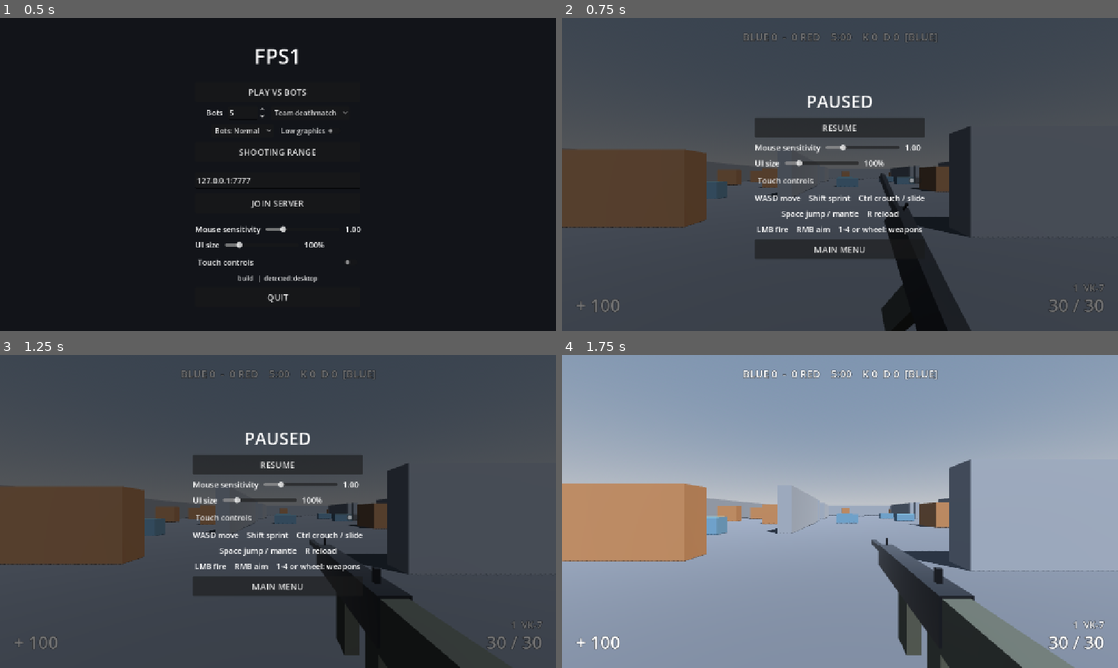
Above: before the commit, frames 1-4 (two rows, left to right).
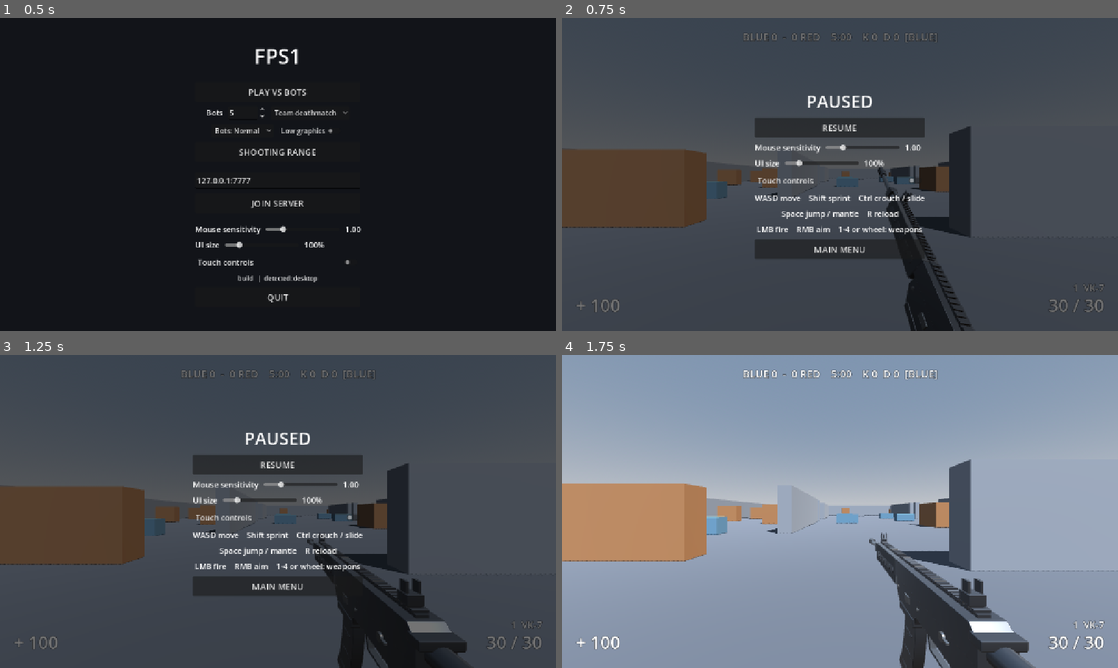
Above: after the commit, the same moments.

Repository: kosj/fps1
Game: Godot game, scene res://game/main.tscn
Two runs of this game, one before a commit and one after it. Both use one fixed random seed, a clock stepped at 60 frames per second and the inputs below.
Inputs:
- Up to frame 1 (0.5 s): no input
- Up to frame 2 (0.75 s): click "PLAY VS BOTS" at 0.5 s
- Up to frame 3 (1.25 s): no input
- Up to frame 4 (1.75 s): click "RESUME" at 1.25 s

Frame 1 is identical in both runs. In frame 2, 1.1% of the frame differs, in the area x 56-74%, y 47-100%; in frame 3, 1.8%; in frame 4, 3.9%, in the area x 55-92%, y 56-100%.

Commit message:
Weapon models built in Blender, per-weapon aim setup, scope overlay, screenshot tool
Co-Authored-By: Claude Fable 5.2 <noreply@anthropic.com>
Claude-Session: https://claude.ai/code/session_01AU5XTYvP8kqhP5guiFZ1PH

Diff:
--- a/game/player/player.gd
+++ b/game/player/player.gd
@@ -416,7 +416,8 @@
 	_damage_sources = _damage_sources.filter(func(item: Array) -> bool: return float(item[1]) > 0.0)
 	hud.set_damage_marks(marks)
 
-	hud.set_crosshair(weapon.current_spread_deg(), aim, _camera.fov)
+	var scope := smoothstep(0.8, 1.0, aim) if weapon.data.hide_when_aimed else 0.0
+	hud.set_crosshair(weapon.current_spread_deg(), aim, _camera.fov, scope)
 	hud.set_hint_visible(false)
 
 
@@ -605,6 +606,7 @@
 func _on_weapon_changed(data: Resource) -> void:
 	hud.set_weapon_name("%d  %s" % [weapon.slot + 1, data.get("display_name")])
 	hud.set_reloading(false)
+	view_model.set_weapon(data)
 	view_model.play_reload(WeaponController.SWITCH_TIME)
 
 
--- a/game/ui/crosshair.gd
+++ b/game/ui/crosshair.gd
@@ -11,6 +11,8 @@
 var spread_deg := 2.0
 var aim_blend := 0.0
 var fov := 80.0
+## 조준경을 쓰는 총을 정조준했을 때 1에 가까워진다. 조준경 화면(검은 테두리와 십자선)을 그린다.
+var scope_blend := 0.0
 
 ## 피격 방향 표시. 각 항목은 [화면 기준 각도(라디안, 0이 정면, 시계 방향), 불투명도].
 var damage_marks: Array = []
@@ -44,6 +46,8 @@
 			var start := center + direction * gap
 			draw_line(start, start + direction * LINE_LENGTH, color, LINE_WIDTH)
 		draw_circle(center, 1.5, color)
+	if scope_blend > 0.01:
+		_draw_scope(center)
 	for mark: Array in damage_marks:
 		var middle := float(mark[0]) - PI / 2.0
 		var mark_color := Color(1.0, 0.15, 0.1, 0.85 * float(mark[1]))
@@ -54,3 +58,17 @@
 		for direction: Vector2 in [Vector2(1, 1), Vector2(1, -1), Vector2(-1, 1), Vector2(-1, -1)]:
 			var unit := direction.normalized()
 			draw_line(center + unit * 7.0, center + unit * 15.0, color, LINE_WIDTH)
+
+
+func _draw_scope(center: Vector2) -> void:
+	var radius := size.y * 0.46
+	var black := Color(0.0, 0.0, 0.0, scope_blend)
+	# 원 바깥을 두꺼운 고리로 덮는다. 고리 두께를 화면 대각선보다 크게 잡아 모서리까지 가린다.
+	var reach := size.length()
+	draw_arc(center, radius + reach / 2.0, 0.0, TAU, 96, black, reach, true)
+	draw_arc(center, radius, 0.0, TAU, 96, Color(0.0, 0.0, 0.0, scope_blend), 6.0, true)
+	var line := Color(0.0, 0.0, 0.0, 0.9 * scope_blend)
+	draw_line(center - Vector2(radius, 0.0), center + Vector2(radius, 0.0), line, 1.5)
+	draw_line(center - Vector2(0.0, radius), center + Vector2(0.0, radius), line, 1.5)
+	for direction: Vector2 in [Vector2.LEFT, Vector2.RIGHT, Vector2.DOWN]:
+		draw_line(center + direction * radius * 0.35, center + direction * radius, line, 5.0)
--- a/game/ui/hud.gd
+++ b/game/ui/hud.gd
@@ -180,10 +180,11 @@
 	_hint_label.visible = shown
 
 
-func set_crosshair(spread_deg: float, aim_blend: float, fov: float) -> void:
+func set_crosshair(spread_deg: float, aim_blend: float, fov: float, scope := 0.0) -> void:
 	_crosshair.spread_deg = spread_deg
 	_crosshair.aim_blend = aim_blend
 	_crosshair.fov = fov
+	_crosshair.scope_blend = scope
 
 
 func show_hit(headshot: bool, killed: bool) -> void:
--- a/game/weapons/data/rifle_vk7.tres
+++ b/game/weapons/data/rifle_vk7.tres
@@ -1,9 +1,13 @@
-[gd_resource type="Resource" load_steps=2 format=3]
+[gd_resource type="Resource" load_steps=3 format=3]
 
 [ext_resource type="Script" path="res://game/weapons/weapon_data.gd" id="1_data"]
+[ext_resource type="PackedScene" path="res://game/weapons/models/rifle_vk7.glb" id="2_model"]
 
 [resource]
 script = ExtResource("1_data")
+model = ExtResource("2_model")
+sight_height = 0.078
+hide_when_aimed = false
 display_name = "VK-7"
 automatic = true
 damage = 28.0
--- a/game/weapons/data/shotgun_m90.tres
+++ b/game/weapons/data/shotgun_m90.tres
@@ -1,9 +1,14 @@
-[gd_resource type="Resource" load_steps=2 format=3]
+[gd_resource type="Resource" load_steps=3 format=3]
 
 [ext_resource type="Script" path="res://game/weapons/weapon_data.gd" id="1_data"]
+[ext_resource type="PackedScene" path="res://game/weapons/models/shotgun_m90.glb" id="2_model"]
 
 [resource]
 script = ExtResource("1_data")
+model = ExtResource("2_model")
+sight_height = 0.056
+aim_distance = 0.13
+hide_when_aimed = false
 display_name = "M90 Breacher"
 automatic = false
 pellets = 8
--- a/game/weapons/data/smg_kestrel.tres
+++ b/game/weapons/data/smg_kestrel.tres
@@ -1,9 +1,13 @@
-[gd_resource type="Resource" load_steps=2 format=3]
+[gd_resource type="Resource" load_steps=3 format=3]
 
 [ext_resource type="Script" path="res://game/weapons/weapon_data.gd" id="1_data"]
+[ext_resource type="PackedScene" path="res://game/weapons/models/smg_kestrel.glb" id="2_model"]
 
 [resource]
 script = ExtResource("1_data")
+model = ExtResource("2_model")
+sight_height = 0.08
+hide_when_aimed = false
 display_name = "Kestrel-9"
 automatic = true
 damage = 25.0
--- a/game/weapons/data/sniper_lr12.tres
+++ b/game/weapons/data/sniper_lr12.tres
@@ -1,9 +1,13 @@
-[gd_resource type="Resource" load_steps=2 format=3]
+[gd_resource type="Resource" load_steps=3 format=3]
 
 [ext_resource type="Script" path="res://game/weapons/weapon_data.gd" id="1_data"]
+[ext_resource type="PackedScene" path="res://game/weapons/models/sniper_lr12.glb" id="2_model"]
 
 [resource]
 script = ExtResource("1_data")
+model = ExtResource("2_model")
+sight_height = 0.075
+hide_when_aimed = true
 display_name = "LR-12"
 automatic = false
 damage = 90.0
--- a/game/weapons/view_model.gd
+++ b/game/weapons/view_model.gd
@@ -1,16 +1,18 @@
 extends Node3D
-## 1인칭 무기 모델(임시 상자 모델)과 프로시저럴 애니메이션.
+## 1인칭 무기 모델과 프로시저럴 애니메이션.
 ## 흔들림, 보행 흔들림, 반동, 정조준 전환, 달리기 자세, 재장전 동작을 스프링과 보간으로 만든다.
-## M3에서 Varco 3D와 Blender로 만든 모델로 교체한다.
+## 모델은 tools/asset_pipeline/build_weapons.py로 만든 GLB이고, 없으면 임시 상자 모델을 쓴다.
 
 const Spring := preload("res://game/core/spring.gd")
-const HIP_POSITION := Vector3(0.2, -0.19, -0.42)
-const ADS_POSITION := Vector3(0.0, -0.085, -0.3)
+const HIP_POSITION := Vector3(0.17, -0.17, -0.3)
+const ADS_POSITION := Vector3(0.0, -0.085, -0.2)
 const SPRINT_ROTATION := Vector3(-0.2, 0.55, 0.1)
 const RELOAD_DROP := Vector3(0.02, -0.16, 0.04)
 const RELOAD_TILT := Vector3(0.5, 0.0, -0.35)
 const MUZZLE_POSITION := Vector3(0.0, 0.0, -0.72)
 const FLASH_TIME := 0.045
+const MAG_DROP := Vector3(0.0, -0.22, 0.03)
+const ACTION_TRAVEL := 0.035
 
 var aim_blend := 0.0
 var sprint_target := 0.0
@@ -26,11 +28,49 @@
 var _flash_left := 0.0
 var _muzzle_light: OmniLight3D
 var _muzzle_mesh: MeshInstance3D
+var _model: Node3D
+var _placeholder: Node3D
+var _mag: Node3D
+var _action: Node3D
+var _mag_rest := Vector3.ZERO
+var _action_rest := Vector3.ZERO
+var _action_kick := 0.0
+var _ads_position := ADS_POSITION
+var _hide_when_aimed := false
 
 
 func _ready() -> void:
 	position = HIP_POSITION
-	_build_placeholder_rifle()
+	_build_muzzle_flash()
+	if _model == null:
+		_build_placeholder_rifle()
+
+
+## 무기 데이터에 맞는 모델로 바꾼다. 모델이 없는 데이터면 임시 상자 모델을 유지한다.
+func set_weapon(data: Resource) -> void:
+	var scene := data.get("model") as PackedScene
+	if scene == null:
+		return
+	if _model != null:
+		_model.queue_free()
+	if _placeholder != null:
+		_placeholder.queue_free()
+		_placeholder = null
+	_model = scene.instantiate() as Node3D
+	add_child(_model)
+	for mesh in _model.find_children("*", "MeshInstance3D", true, false):
+		(mesh as MeshInstance3D).cast_shadow = GeometryInstance3D.SHADOW_CASTING_SETTING_OFF
+	_mag = _model.find_child("mag", true, false) as Node3D
+	_action = _model.find_child("action", true, false) as Node3D
+	_mag_rest = _mag.position if _mag != null else Vector3.ZERO
+	_action_rest = _action.position if _action != null else Vector3.ZERO
+	var muzzle := _model.find_child("muzzle", true, false) as Node3D
+	var muzzle_at := muzzle.position if muzzle != null else MUZZLE_POSITION
+	if _muzzle_mesh != null:
+		_muzzle_mesh.position = muzzle_at
+		_muzzle_light.position = muzzle_at
+	_ads_position = Vector3(0.0, -float(data.get("sight_height")), -float(data.get("aim_distance")))
+	_hide_when_aimed = bool(data.get("hide_when_aimed"))
 
 
 ## 마우스 이동량(픽셀)을 받아 총이 시선을 살짝 늦게 따라오게 한다.
@@ -46,6 +86,7 @@
 	var yaw := deg_to_rad(-kick_deg.x) * 20.0
 	_rotation_spring.add_impulse(Vector3(pitch, yaw, 0.0) * factor)
 	_flash_left = FLASH_TIME
+	_action_kick = 1.0
 
 
 func play_reload(duration: float) -> void:
@@ -67,13 +108,22 @@
 	if _reload_left <= 0.0:
 		reload_curve = 0.0
 
-	var base := HIP_POSITION.lerp(ADS_POSITION, smoothstep(0.0, 1.0, aim_blend))
+	var base := HIP_POSITION.lerp(_ads_position, smoothstep(0.0, 1.0, aim_blend))
 	var spring_offset := _position_spring.update(Vector3.ZERO, delta)
 	position = base + bob + RELOAD_DROP * reload_curve + spring_offset
 
 	var sprint_pose := SPRINT_ROTATION * _sprint_blend * hip_weight
 	var spring_rotation := _rotation_spring.update(Vector3.ZERO, delta)
 	rotation = sprint_pose + RELOAD_TILT * reload_curve + spring_rotation
+
+	# 부품 움직임: 재장전 중간에 탄창이 빠졌다 들어오고, 쏠 때 노리쇠(펌프)가 뒤로 밀린다.
+	_action_kick = move_toward(_action_kick, 0.0, delta * 9.0)
+	if _mag != null:
+		_mag.position = _mag_rest + MAG_DROP * reload_curve
+	if _action != null:
+		_action.position = _action_rest + Vector3(0.0, 0.0, ACTION_TRAVEL * _action_kick)
+	if _model != null:
+		_model.visible = not (_hide_when_aimed and aim_blend > 0.85)
 
 	_flash_left = maxf(_flash_left - delta, 0.0)
 	var flashing := _flash_left > 0.0
@@ -82,6 +132,8 @@
 
 
 func _build_placeholder_rifle() -> void:
+	_placeholder = Node3D.new()
+	add_child(_placeholder)
 	var metal := StandardMaterial3D.new()
 	metal.albedo_color = Color(0.13, 0.14, 0.16)
 	metal.metallic = 0.6
@@ -90,14 +142,16 @@
 	polymer.albedo_color = Color(0.22, 0.23, 0.2)
 	polymer.roughness = 0.8
 
-	_add_part(Vector3(0.0, 0.0, -0.15), Vector3(0.06, 0.09, 0.5), metal)
-	_add_part(Vector3(0.0, 0.01, -0.55), Vector3(0.025, 0.025, 0.3), metal)
-	_add_part(Vector3(0.0, -0.12, -0.12), Vector3(0.04, 0.16, 0.07), polymer)
-	_add_part(Vector3(0.0, -0.1, 0.06), Vector3(0.04, 0.12, 0.05), polymer)
-	_add_part(Vector3(0.0, -0.01, 0.22), Vector3(0.05, 0.1, 0.26), polymer)
-	_add_part(Vector3(0.0, 0.06, 0.04), Vector3(0.012, 0.03, 0.012), metal)
-	_add_part(Vector3(0.0, 0.06, -0.38), Vector3(0.008, 0.03, 0.008), metal)
+	_add_part(Vector3(0.0, 0.0, -0.15), Vector3(0.06, 0.09, 0.5), metal, _placeholder)
+	_add_part(Vector3(0.0, 0.01, -0.55), Vector3(0.025, 0.025, 0.3), metal, _placeholder)
+	_add_part(Vector3(0.0, -0.12, -0.12), Vector3(0.04, 0.16, 0.07), polymer, _placeholder)
+	_add_part(Vector3(0.0, -0.1, 0.06), Vector3(0.04, 0.12, 0.05), polymer, _placeholder)
+	_add_part(Vector3(0.0, -0.01, 0.22), Vector3(0.05, 0.1, 0.26), polymer, _placeholder)
+	_add_part(Vector3(0.0, 0.06, 0.04), Vector3(0.012, 0.03, 0.012), metal, _placeholder)
+	_add_part(Vector3(0.0, 0.06, -0.38), Vector3(0.008, 0.03, 0.008), metal, _placeholder)
 
+
+func _build_muzzle_flash() -> void:
 	var flash_material := StandardMaterial3D.new()
 	flash_material.shading_mode = BaseMaterial3D.SHADING_MODE_UNSHADED
 	flash_material.albedo_color = Color(1.0, 0.85, 0.45)
@@ -112,7 +166,9 @@
 	add_child(_muzzle_light)
 
 
-func _add_part(center: Vector3, size: Vector3, material: Material) -> MeshInstance3D:
+func _add_part(
+	center: Vector3, size: Vector3, material: Material, parent: Node = self
+) -> MeshInstance3D:
 	var mesh := BoxMesh.new()
 	mesh.size = size
 	mesh.material = material
@@ -120,5 +176,5 @@
 	part.mesh = mesh
 	part.position = center
 	part.cast_shadow = GeometryInstance3D.SHADOW_CASTING_SETTING_OFF
-	add_child(part)
+	parent.add_child(part)
 	return part
--- a/game/weapons/weapon_data.gd
+++ b/game/weapons/weapon_data.gd
@@ -8,6 +8,16 @@
 @export var pellets := 1
 ## 산탄이 조준점 주위로 퍼지는 각도. 정조준해도 줄지 않는다.
 @export var pellet_spread_deg := 0.0
+
+@export_group("Model")
+## 1인칭 모델(GLB). body / mag / action 부품과 muzzle 위치를 담고 있다. 비우면 임시 상자 모델.
+@export var model: PackedScene
+## 정조준할 때 화면 중앙에 올 조준선 높이(총열 축 기준, m).
+@export var sight_height := 0.085
+## 정조준할 때 눈에서 총 원점까지의 거리(m). 개머리판이 긴 총은 줄여서 눈을 뒤쪽에 둔다.
+@export var aim_distance := 0.2
+## 조준경이 화면을 가리는 총은 정조준 중에 모델을 숨긴다.
+@export var hide_when_aimed := false
 
 @export_group("Damage")
 @export var damage := 28.0
--- /dev/null
+++ b/tests/shots/shots.gd
@@ -0,0 +1,62 @@
+extends Node3D
+## 화면 캡처 도구. 실제 맵에 플레이어를 세우고 무기별로 지향/정조준 화면을 PNG로 저장한다.
+## 사람이 보는 화면을 사람이 없는 환경에서 확인하기 위한 것으로, 창이 필요하다(xvfb 가능).
+## 실행: godot res://tests/shots/shots.tscn -- --out=build/shots
+
+const PLAYER_SCENE := preload("res://game/player/player.tscn")
+const MAP_SCENE := preload("res://maps/depot/depot.tscn")
+const WEAPONS := ["weapon_1", "weapon_2", "weapon_3", "weapon_4"]
+const SETTLE_FRAMES := 50
+
+var _player: CharacterBody3D
+var _out := "build/shots"
+var _frame := 0
+var _step := 0
+
+
+func _ready() -> void:
+	for arg in OS.get_cmdline_user_args():
+		if arg.begins_with("--out="):
+			_out = arg.trim_prefix("--out=")
+	DirAccess.make_dir_recursive_absolute(ProjectSettings.globalize_path(_out))
+	var map := MAP_SCENE.instantiate()
+	add_child(map)
+	_player = PLAYER_SCENE.instantiate()
+	_player.set("require_mouse_capture", false)
+	var spawn: Vector3 = Vector3(0.0, 0.2, 0.0)
+	if map.has_method("spawn_points"):
+		var points: Array = map.call("spawn_points", 0)
+		if not points.is_empty():
+			spawn = (points[0] as Transform3D).origin + Vector3.UP * 0.1
+			_player.rotation.y = (points[0] as Transform3D).basis.get_euler().y
+	_player.position = spawn
+	add_child(_player)
+
+
+func _process(_delta: float) -> void:
+	_frame += 1
+	if _frame < SETTLE_FRAMES:
+		return
+	_frame = 0
+	var weapon := _step / 2
+	var aimed := _step % 2 == 1
+	if _step > 0:
+		_save("%d_%s" % [(_step - 1) / 2 + 1, "ads" if (_step - 1) % 2 == 1 else "hip"])
+	if weapon >= WEAPONS.size():
+		get_tree().quit()
+		return
+	if aimed:
+		Input.action_press("aim")
+	else:
+		Input.action_release("aim")
+		for action in WEAPONS:
+			Input.action_release(action)
+		Input.action_press(WEAPONS[weapon])
+	_step += 1
+
+
+func _save(name: String) -> void:
+	var image := get_viewport().get_texture().get_image()
+	var path := "%s/%s.png" % [_out, name]
+	image.save_png(path)
+	print("SHOT ", path)
--- /dev/null
+++ b/tests/shots/shots.tscn
@@ -0,0 +1,6 @@
+[gd_scene load_steps=2 format=3]
+
+[ext_resource type="Script" path="res://tests/shots/shots.gd" id="1"]
+
+[node name="Shots" type="Node3D"]
+script = ExtResource("1")
Binary file added: game/weapons/models/rifle_vk7.glb
Not shown, added: game/weapons/models/rifle_vk7.glb.import
Binary file added: game/weapons/models/shotgun_m90.glb
Not shown, added: game/weapons/models/shotgun_m90.glb.import
Binary file added: game/weapons/models/smg_kestrel.glb
Not shown, added: game/weapons/models/smg_kestrel.glb.import
Binary file added: game/weapons/models/sniper_lr12.glb
Not shown, added: game/weapons/models/sniper_lr12.glb.import
